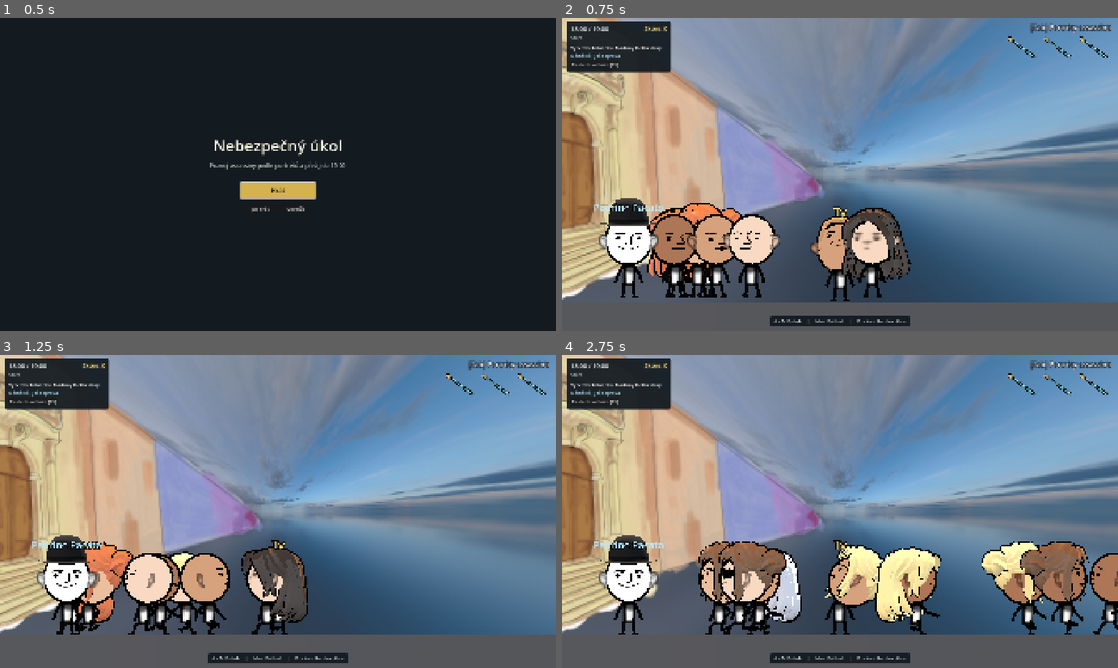
Above: before the commit, frames 1-4 (two rows, left to right).
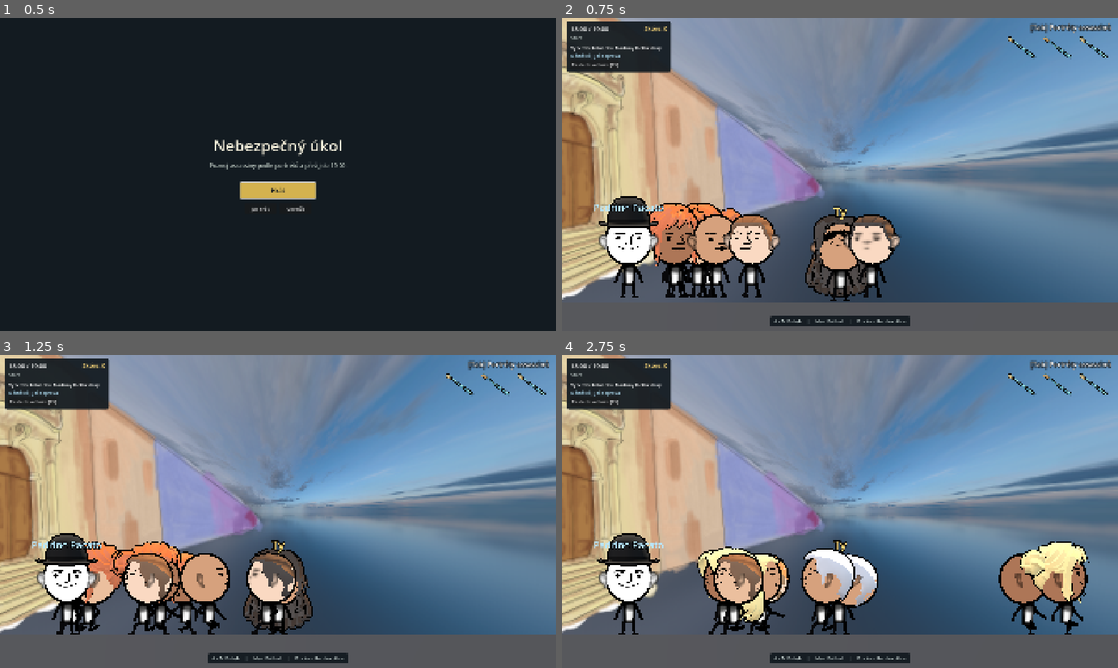
Above: after the commit, the same moments.

Repository: JosefAmbruz/nebezpecny-ukol
Game: Godot game, scene res://src/ui/title_screen.tscn
The game is run twice, just before and just after one commit, with the same random seed, the same clock (stepped at 60 frames per second) and the same inputs.
Inputs:
- Up to frame 1 (0.5 s): no input
- Up to frame 2 (0.75 s): click "Hrát" at 0.5 s
- Up to frame 3 (1.25 s): no input
- Up to frame 4 (2.75 s): click "Restartovat kolo [F5]" at 1.25 s; click "Restartovat kolo [F5]" at 2 s

Frame 1 is identical in both runs. In frame 2, 3.4% of the frame differs, in the area x 6-63%, y 56-90%; in frame 3, 2.9%; in frame 4, 11%, in the area x 6-100%, y 56-90%.

Commit message:
Add gendered character generation and death text
Use gender-specific names, hair, and baldness settings when generating characters. Show gender-aware death markers and end-screen messages, and add an outline to the bowler hat.

Diff:
--- a/assets/hair/bowler_hat.tscn
+++ b/assets/hair/bowler_hat.tscn
@@ -2,10 +2,19 @@
 
 [ext_resource type="PackedScene" uid="uid://veb5xmv43u0h" path="res://assets/hair/scene.gltf" id="1_endtu"]
 
+[sub_resource type="StandardMaterial3D" id="StandardMaterial3D_outline"]
+cull_mode = 1
+shading_mode = 0
+albedo_color = Color(0, 0, 0, 1)
+grow = true
+grow_amount = 0.08
+
 [sub_resource type="StandardMaterial3D" id="StandardMaterial3D_ocgbo"]
+next_pass = SubResource("StandardMaterial3D_outline")
 albedo_color = Color(0.15127608, 0.15127608, 0.15127608, 1)
 
 [sub_resource type="StandardMaterial3D" id="StandardMaterial3D_4drbo"]
+next_pass = SubResource("StandardMaterial3D_outline")
 albedo_color = Color(0, 0, 0, 1)
 
 [node name="Sketchfab_Scene" unique_id=1467691271 instance=ExtResource("1_endtu")]
--- a/src/characters/appearance_pool.gd
+++ b/src/characters/appearance_pool.gd
@@ -1,9 +1,16 @@
 class_name AppearancePool
 extends Resource
 
-@export var face_textures: Array[Texture2D] = []
-@export var hair_scenes: Array[PackedScene] = []
-@export_range(0.0, 1.0, 0.05) var bald_chance: float = 0.2
+@export_group("Obličeje")
+@export var unisex_faces: Array[Texture2D] = []
+@export var male_faces: Array[Texture2D] = []
+@export var female_faces: Array[Texture2D] = []
+
+@export_group("Vlasy")
+@export var male_hair_scenes: Array[PackedScene] = []
+@export var female_hair_scenes: Array[PackedScene] = []
+@export_range(0.0, 1.0, 0.05) var male_bald_chance: float = 0.25
+@export_range(0.0, 1.0, 0.05) var female_bald_chance: float = 0.0
 @export var hair_colors: Array[Color] = [
 	Color(0.14, 0.12, 0.11, 1.0), # černá
 	Color(0.32, 0.21, 0.14, 1.0), # tmavě hnědá
@@ -12,31 +19,37 @@
 	Color(0.72, 0.30, 0.16, 1.0), # zrzavá
 	Color(0.62, 0.62, 0.65, 1.0), # šedá
 ]
+
+@export_group("Barvy kůže")
 @export var skin_colors: Array[Color] = [
 	Color(0.98, 0.85, 0.76, 1.0),
 	Color(0.92, 0.75, 0.62, 1.0),
 	Color(0.84, 0.63, 0.49, 1.0),
 	Color(0.68, 0.46, 0.34, 1.0),
-	Color(0.96, 0.80, 0.78, 1.0),
-	Color(0.86, 0.78, 0.66, 1.0),
-	Color(0.76, 0.84, 0.78, 1.0),
-	Color(0.82, 0.76, 0.88, 1.0),
 ]
-@export var names: Array[String] = [
-	"Karel Šalina",
-	"Petra Petrová",
-	"Lukáš Orloj",
-	"Tereza Zelná",
-	"Ondřej Špilas",
-	"Klára Mendlová",
-	"Jakub Komeťák",
-	"Markéta Čára",
-	"Filip Prýgl",
-	"Barbora Lužánková",
-	"Matěj Veveří",
-	"Eliška Krpole",
-	"Vojtěch Cejl",
-	"Adéla Svoboďáková",
-	"Honza Hlavas",
-	"Simona Bystrcová",
-]
+
+@export_group("Jména")
+@export var male_names: Array[String] = []
+@export var female_names: Array[String] = []
+
+
+func get_faces_for(gender: CharacterAppearance.Gender) -> Array[Texture2D]:
+	var result: Array[Texture2D] = []
+	result.append_array(unisex_faces)
+	if gender == CharacterAppearance.Gender.MALE:
+		result.append_array(male_faces)
+	else:
+		result.append_array(female_faces)
+	return result
+
+
+func get_hair_scenes_for(gender: CharacterAppearance.Gender) -> Array[PackedScene]:
+	if gender == CharacterAppearance.Gender.MALE:
+		return male_hair_scenes
+	return female_hair_scenes
+
+
+func get_bald_chance_for(gender: CharacterAppearance.Gender) -> float:
+	if gender == CharacterAppearance.Gender.MALE:
+		return male_bald_chance
+	return female_bald_chance
--- a/src/characters/character_appearance.gd
+++ b/src/characters/character_appearance.gd
@@ -2,6 +2,12 @@
 class_name CharacterAppearance
 extends Resource
 
+enum Gender {
+	MALE,
+	FEMALE,
+}
+
+@export var gender: Gender = Gender.MALE
 @export var face_texture: Texture2D
 @export var skin_color: Color = Color.WHITE
 ## 3D scéna na hlavu (klobouk pro questová NPC, vlasy pro ostatní postavy).
@@ -14,4 +20,4 @@
 	var face_key := face_texture.resource_path if face_texture else "none"
 	var head_key := headwear_scene.resource_path if headwear_scene else "none"
 	var hair_col_key := hair_color.to_html(false) if headwear_scene else "none"
-	return "%s|%s|%s|%s" % [face_key, skin_color.to_html(false), head_key, hair_col_key]
+	return "%d|%s|%s|%s|%s" % [gender, face_key, skin_color.to_html(false), head_key, hair_col_key]
--- a/src/characters/character_generator.gd
+++ b/src/characters/character_generator.gd
@@ -2,8 +2,8 @@
 extends RefCounted
 
 
-## Vygeneruje `total_count` unikátních assassinů. Prvních `quest_count` začíná v Levelu 1
-## u Padrina Pacata a jako jediní (spolu s hráčem) mohou plnit quest.
+## Vygeneruje `total_count` unikátních assassinů (50/50 muži/ženy s respektem k dostupným jménům).
+## Prvních `quest_count` začíná v Levelu 1 u Padrina Pacata a jako jediní (spolu s hráčem) mohou plnit quest.
 static func generate_assassins(
 	pool: AppearancePool,
 	total_count: int = 8,
@@ -15,53 +15,35 @@
 		push_error("CharacterGenerator: AppearancePool is null.")
 		return result
 
-	var available_names: Array[String] = pool.names.duplicate()
-	available_names.shuffle()
+	var male_names: Array[String] = pool.male_names.duplicate()
+	var female_names: Array[String] = pool.female_names.duplicate()
+	male_names.shuffle()
+	female_names.shuffle()
 
 	var used_signatures: Dictionary = {}
-	var chosen_appearances: Array[CharacterAppearance] = []
-
-	# Nejdřív zkusíme rychlé náhodné vzorkování (ideální pro velké kombinace s vlasy a barvami)
-	var max_attempts := maxi(64, total_count * 25)
-	for _attempt in range(max_attempts):
-		if chosen_appearances.size() >= total_count:
-			break
-		var candidate := _sample_random_appearance(pool)
-		var sig := candidate.get_signature()
-		if not used_signatures.has(sig):
-			used_signatures[sig] = true
-			chosen_appearances.append(candidate)
-
-	# Pokud pool obsahuje méně kombinací, doplníme zbytek deterministicky bez duplicit
-	if chosen_appearances.size() < total_count:
-		var all_appearances := _build_all_unique_appearances(pool)
-		all_appearances.shuffle()
-		for app in all_appearances:
-			if chosen_appearances.size() >= total_count:
+	var clamped_quest_count := mini(quest_count, total_count)
+
+	for i in range(total_count):
+		var gender := _pick_gender_for_assassin(male_names, female_names)
+		var app := _generate_unique_appearance_for_gender(pool, gender, used_signatures)
+		if not app:
+			# Zkusíme druhé pohlaví, pokud pro první došly unikátní kombinace
+			var other := (
+				CharacterAppearance.Gender.FEMALE
+				if gender == CharacterAppearance.Gender.MALE
+				else CharacterAppearance.Gender.MALE
+			)
+			gender = other
+			app = _generate_unique_appearance_for_gender(pool, gender, used_signatures)
+			if not app:
 				break
-			var sig := app.get_signature()
-			if not used_signatures.has(sig):
-				used_signatures[sig] = true
-				chosen_appearances.append(app)
-
-	var count := chosen_appearances.size()
-	if count < total_count:
-		push_warning(
-			"CharacterGenerator: Pool má jen %d unikátních kombinací (požadováno %d)."
-			% [count, total_count]
-		)
-
-	var clamped_quest_count := mini(quest_count, count)
-
-	for i in range(count):
+
+		used_signatures[app.get_signature()] = true
+
 		var data := CharacterData.new()
 		data.id = StringName("assassin_%d" % i)
-		data.display_name = (
-			available_names[i]
-			if i < available_names.size()
-			else "Assassin #%d" % (i + 1)
-		)
-		data.appearance = chosen_appearances[i]
+		data.display_name = _pop_name_for_gender(gender, male_names, female_names, i)
+		data.appearance = app
 		data.is_assassin = true
 		data.is_alive = true
 		data.quest_stage = CharacterData.QuestStage.NONE
@@ -74,6 +56,12 @@
 			data.current_level_id = randi_range(0, maxi(0, level_count - 1))
 
 		result.append(data)
+
+	if result.size() < total_count:
+		push_warning(
+			"CharacterGenerator: Pool má jen %d unikátních kombinací (požadováno %d)."
+			% [result.size(), total_count]
+		)
 
 	return result
 
@@ -87,7 +75,7 @@
 	return reserved
 
 
-## Vygeneruje náhodný vzhled civilisty ze zbývajících kombinací mimo `reserved_signatures`.
+## Vygeneruje náhodný vzhled civilisty (nebo hráče) 50/50 muž/žena mimo `reserved_signatures`.
 static func generate_civilian_appearance(
 	pool: AppearancePool,
 	reserved_signatures: Dictionary
@@ -95,53 +83,116 @@
 	if not pool:
 		return CharacterAppearance.new()
 
+	var gender := (
+		CharacterAppearance.Gender.MALE
+		if randf() < 0.5
+		else CharacterAppearance.Gender.FEMALE
+	)
+	var unique := _generate_unique_appearance_for_gender(pool, gender, reserved_signatures)
+	if unique:
+		return unique
+
+	var other := (
+		CharacterAppearance.Gender.FEMALE
+		if gender == CharacterAppearance.Gender.MALE
+		else CharacterAppearance.Gender.MALE
+	)
+	unique = _generate_unique_appearance_for_gender(pool, other, reserved_signatures)
+	if unique:
+		return unique
+
+	return _sample_random_appearance(pool, gender)
+
+
+static func _pick_gender_for_assassin(male_names: Array[String], female_names: Array[String]) -> CharacterAppearance.Gender:
+	var has_m := not male_names.is_empty()
+	var has_f := not female_names.is_empty()
+	if has_m and has_f:
+		return CharacterAppearance.Gender.MALE if randf() < 0.5 else CharacterAppearance.Gender.FEMALE
+	if has_m:
+		return CharacterAppearance.Gender.MALE
+	if has_f:
+		return CharacterAppearance.Gender.FEMALE
+	return CharacterAppearance.Gender.MALE if randf() < 0.5 else CharacterAppearance.Gender.FEMALE
+
+
+static func _pop_name_for_gender(
+	gender: CharacterAppearance.Gender,
+	male_names: Array[String],
+	female_names: Array[String],
+	index: int
+) -> String:
+	if gender == CharacterAppearance.Gender.MALE and not male_names.is_empty():
+		return male_names.pop_back()
+	if gender == CharacterAppearance.Gender.FEMALE and not female_names.is_empty():
+		return female_names.pop_back()
+	return ("Assassin #%d" if gender == CharacterAppearance.Gender.MALE else "Assassinka #%d") % (index + 1)
+
+
+static func _generate_unique_appearance_for_gender(
+	pool: AppearancePool,
+	gender: CharacterAppearance.Gender,
+	used_signatures: Dictionary
+) -> CharacterAppearance:
 	for _attempt in range(40):
-		var candidate := _sample_random_appearance(pool)
-		if not reserved_signatures.has(candidate.get_signature()):
+		var candidate := _sample_random_appearance(pool, gender)
+		if not used_signatures.has(candidate.get_signature()):
 			return candidate
 
-	var free_appearances: Array[CharacterAppearance] = []
-	for app in _build_all_unique_appearances(pool):
-		if not reserved_signatures.has(app.get_signature()):
-			free_appearances.append(app)
-
-	if not free_appearances.is_empty():
-		return free_appearances.pick_random()
-
-	return _sample_random_appearance(pool)
-
-
-static func _sample_random_appearance(pool: AppearancePool) -> CharacterAppearance:
+	var all_for_gender := _build_all_unique_appearances(pool, gender)
+	all_for_gender.shuffle()
+	for app in all_for_gender:
+		if not used_signatures.has(app.get_signature()):
+			return app
+	return null
+
+
+static func _sample_random_appearance(pool: AppearancePool, gender: CharacterAppearance.Gender) -> CharacterAppearance:
 	var app := CharacterAppearance.new()
-	if not pool.face_textures.is_empty():
-		app.face_texture = pool.face_textures.pick_random()
+	app.gender = gender
+
+	var faces := pool.get_faces_for(gender)
+	if not faces.is_empty():
+		app.face_texture = faces.pick_random()
+
 	if not pool.skin_colors.is_empty():
 		app.skin_color = pool.skin_colors.pick_random()
-	if not pool.hair_scenes.is_empty() and randf() >= pool.bald_chance:
-		app.headwear_scene = pool.hair_scenes.pick_random()
+
+	var hairs := pool.get_hair_scenes_for(gender)
+	var bald_chance := pool.get_bald_chance_for(gender)
+	if not hairs.is_empty() and randf() >= bald_chance:
+		app.headwear_scene = hairs.pick_random()
 		if not pool.hair_colors.is_empty():
 			app.hair_color = pool.hair_colors.pick_random()
+
 	return app
 
 
-static func _build_all_unique_appearances(pool: AppearancePool) -> Array[CharacterAppearance]:
+static func _build_all_unique_appearances(
+	pool: AppearancePool,
+	gender: CharacterAppearance.Gender
+) -> Array[CharacterAppearance]:
 	var list: Array[CharacterAppearance] = []
-	var faces: Array[Texture2D] = pool.face_textures
+	var faces := pool.get_faces_for(gender)
 	var skins: Array[Color] = pool.skin_colors if not pool.skin_colors.is_empty() else [Color.WHITE]
+	var hairs := pool.get_hair_scenes_for(gender)
 	var h_colors: Array[Color] = pool.hair_colors if not pool.hair_colors.is_empty() else [Color(0.18, 0.14, 0.12, 1.0)]
+	var allow_bald := pool.get_bald_chance_for(gender) > 0.0 or hairs.is_empty()
 
 	var face_list: Array = faces if not faces.is_empty() else [null]
 	for face in face_list:
 		for skin in skins:
-			# Varianta bez vlasů (plešatý)
-			var bald := CharacterAppearance.new()
-			bald.face_texture = face
-			bald.skin_color = skin
-			list.append(bald)
-
-			for hair in pool.hair_scenes:
+			if allow_bald:
+				var bald := CharacterAppearance.new()
+				bald.gender = gender
+				bald.face_texture = face
+				bald.skin_color = skin
+				list.append(bald)
+
+			for hair in hairs:
 				for h_col in h_colors:
 					var app := CharacterAppearance.new()
+					app.gender = gender
 					app.face_texture = face
 					app.skin_color = skin
 					app.headwear_scene = hair
--- a/src/characters/default_appearance_pool.tres
+++ b/src/characters/default_appearance_pool.tres
@@ -22,11 +22,12 @@
 [ext_resource type="PackedScene" path="res://assets/hair/hair_buns.tscn" id="19_hbuns"]
 [ext_resource type="PackedScene" uid="uid://dfuqw1omf8ww7" path="res://assets/hair/hair_buzzed.tscn" id="20_hbuz"]
 [ext_resource type="PackedScene" uid="uid://djc5uqb83307f" path="res://assets/hair/hair_buzzed_female.tscn" id="21_hbuzf"]
-[ext_resource type="PackedScene" path="res://assets/hair/hair_long.tscn" id="22_hlong"]
+[ext_resource type="PackedScene" uid="uid://r7sunaljatl3" path="res://assets/hair/hair_long.tscn" id="22_hlong"]
 
 [resource]
 script = ExtResource("1_pool")
-face_textures = Array[Texture2D]([ExtResource("2_f1 …(418 unchanged characters)…
-hair_scenes = Array[PackedScene]([ExtResource("19_hbuns"), ExtResource("20_hbuz"), ExtResource("21_hbuzf"), ExtResource("22_hlong")])
-skin_colors = Array[Color]([Color(0.98, 0.85, 0.76, 1), Color(0.92, 0.75, 0.62, 1), Color(0.84, 0.63, 0.49, 1), Color(0.68, 0.46, 0.34, 1)])
-names = Array[String](["Adam Lajner", "Dalibor Kramář", "Tomáš Meduňa", "Anna Fajkusová", "Monika Čechová", "Josef Ambruz", "Jan Ošmera", "Ondřej Šrámek", "Trilia Brix", "David Štorek", "Sarah Baráková", "Jan Cejpek", "Václav Chochola", "Adam Špaček"])
+unisex_faces = Array[Texture2D]([ExtResource("2_f1 …(418 unchanged characters)…
+male_hair_scenes = Array[PackedScene]([ExtResource("20_hbuz"), ExtResource("21_hbuzf")])
+female_hair_scenes = Array[PackedScene]([ExtResource("19_hbuns"), ExtResource("21_hbuzf"), ExtResource("22_hlong")])
+male_names = Array[String](["Adam Lajner", "Dalibor Kramář", "Tomáš Meduňa", "Josef Ambruz", "Jan Ošmera", "Ondřej Šrámek", "David Štorek", "Jan Cejpek", "Václav Chochola", "Adam Špaček"])
+female_names = Array[String](["Anna Fajkusová", "Monika Čechová", "Trilia Brix", "Sarah Baráková"])
--- a/src/world.gd
+++ b/src/world.gd
@@ -401,15 +401,27 @@
 
 func _on_player_killed(attacker: Node3D, death_animation: Tween) -> void:
 	AudioManager.play_sfx(sfx_player_killed)
-	_director.spawn_death_mark(_player.global_position, "Ty (Hráč)", true)
+	var player_gender := (
+		_player.visuals.appearance.gender
+		if _player and _player.visuals and _player.visuals.appearance
+		else CharacterAppearance.Gender.MALE
+	)
+	_director.spawn_death_mark(_player.global_position, "Ty", true, player_gender)
 
 	var killer_name := "neznámý assassin"
-	if attacker is NpcBase and not attacker.display_name.is_empty():
-		killer_name = attacker.display_name
+	var killer_is_female := false
+	if attacker is NpcBase:
+		if not attacker.display_name.is_empty():
+			killer_name = attacker.display_name
+		if attacker.appearance and attacker.appearance.gender == CharacterAppearance.Gender.FEMALE:
+			killer_is_female = true
 	if attacker is NpcBase and attacker.character_data and attacker.character_data.is_assassin:
 		attacker.character_data.has_killed = true
 		attacker.character_data.kill_score += score_assassin_kill
-	_end_match("Byl jsi zabit", "Dostal tě %s.\nKonečné skóre: %d" % [killer_name, _score], death_animation)
+
+	var end_title := "Byla jsi zabita" if player_gender == CharacterAppearance.Gender.FEMALE else "Byl jsi zabit"
+	var got_you := "Dostala tě" if killer_is_female else "Dostal tě"
+	_end_match(end_title, "%s %s.\nKonečné skóre: %d" % [got_you, killer_name, _score], death_animation)
 
 
 func _format_leaderboard() -> String:
--- a/src/world/death_mark.gd
+++ b/src/world/death_mark.gd
@@ -10,6 +10,7 @@
 
 var victim_name: String = "Neznámý"
 var was_assassin: bool = false
+var victim_gender: CharacterAppearance.Gender = CharacterAppearance.Gender.MALE
 var frame_index: int = -1
 var is_inspected: bool = false
 
@@ -37,9 +38,16 @@
 			info_label.visible = false
 
 
-func setup(p_victim_name: String, p_was_assassin: bool, p_frame_index: int = -1, p_inspected: bool = false) -> void:
+func setup(
+	p_victim_name: String,
+	p_was_assassin: bool,
+	p_frame_index: int = -1,
+	p_inspected: bool = false,
+	p_gender: CharacterAppearance.Gender = CharacterAppearance.Gender.MALE
+) -> void:
 	victim_name = p_victim_name
 	was_assassin = p_was_assassin
+	victim_gender = p_gender
 	frame_index = p_frame_index
 	is_inspected = p_inspected
 	if is_node_ready():
@@ -64,7 +72,9 @@
 func _update_label_text() -> void:
 	if not info_label:
 		return
+	var header := "Zde zemřela:" if victim_gender == CharacterAppearance.Gender.FEMALE else "Zde zemřel:"
 	if was_assassin:
-		info_label.text = "Zde zemřel:\n%s" % victim_name
+		info_label.text = "%s\n%s" % [header, victim_name]
 	else:
-		info_label.text = "Zde zemřel:\nCivilista"
+		var civ_label := "Civilistka" if victim_gender == CharacterAppearance.Gender.FEMALE else "Civilista"
+		info_label.text = "%s\n%s" % [header, civ_label]
--- a/src/world/off_screen_director.gd
+++ b/src/world/off_screen_director.gd
@@ -298,7 +298,12 @@
 			break
 
 
-func spawn_death_mark(world_pos: Vector3, victim_name: String, was_assassin: bool) -> void:
+func spawn_death_mark(
+	world_pos: Vector3,
+	victim_name: String,
+	was_assassin: bool,
+	gender: CharacterAppearance.Gender = CharacterAppearance.Gender.MALE
+) -> void:
 	if not _spawn_parent:
 		return
 	var zone := _get_zone(active_level_id)
@@ -311,6 +316,7 @@
 		"frame": randi_range(0, 5),
 		"victim_name": victim_name,
 		"was_assassin": was_assassin,
+		"gender": gender,
 	}
 	_death_mark_records.append(record)
 	_instantiate_death_mark(record)
@@ -324,7 +330,13 @@
 
 func _instantiate_death_mark(record: Dictionary) -> void:
 	var mark := DEATH_MARK_SCENE.instantiate() as DeathMark
-	mark.setup(record["victim_name"], record["was_assassin"], record["frame"])
+	mark.setup(
+		record["victim_name"],
+		record["was_assassin"],
+		record["frame"],
+		false,
+		record.get("gender", CharacterAppearance.Gender.MALE)
+	)
 	_spawn_parent.add_child(mark)
 	mark.global_position = Vector3(record["x_pos"], record["y_pos"], record["z_pos"])
 	_active_death_marks.append(mark)
@@ -340,7 +352,12 @@
 				break
 
 	var victim_name := npc.character_data.display_name if npc.character_data else npc.display_name
-	spawn_death_mark(npc.global_position, victim_name, npc.is_assassin)
+	var victim_gender := (
+		npc.appearance.gender
+		if npc.appearance
+		else CharacterAppearance.Gender.MALE
+	)
+	spawn_death_mark(npc.global_position, victim_name, npc.is_assassin, victim_gender)
 	npc_died.emit(npc, killer)
 
 
